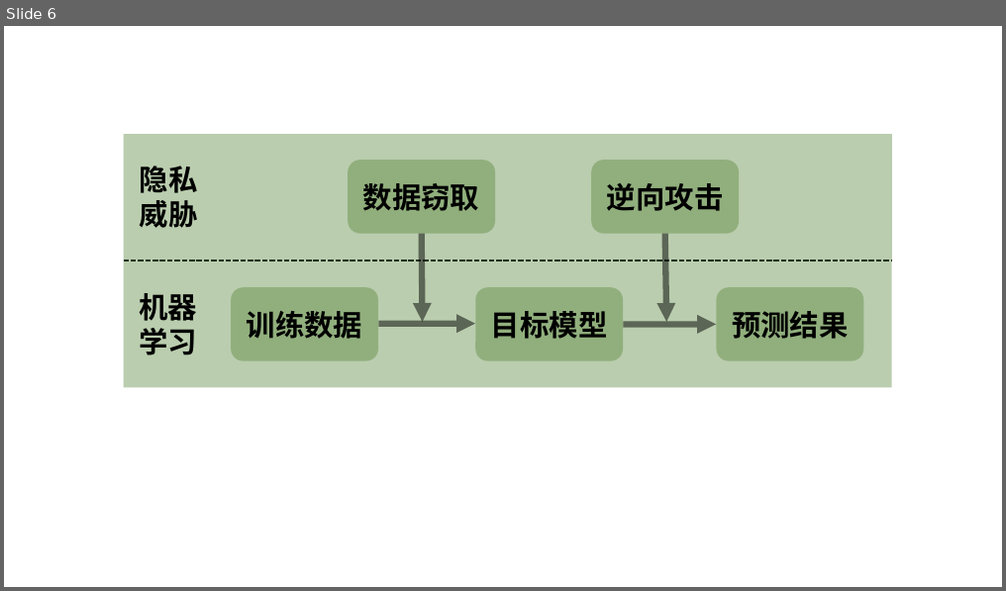
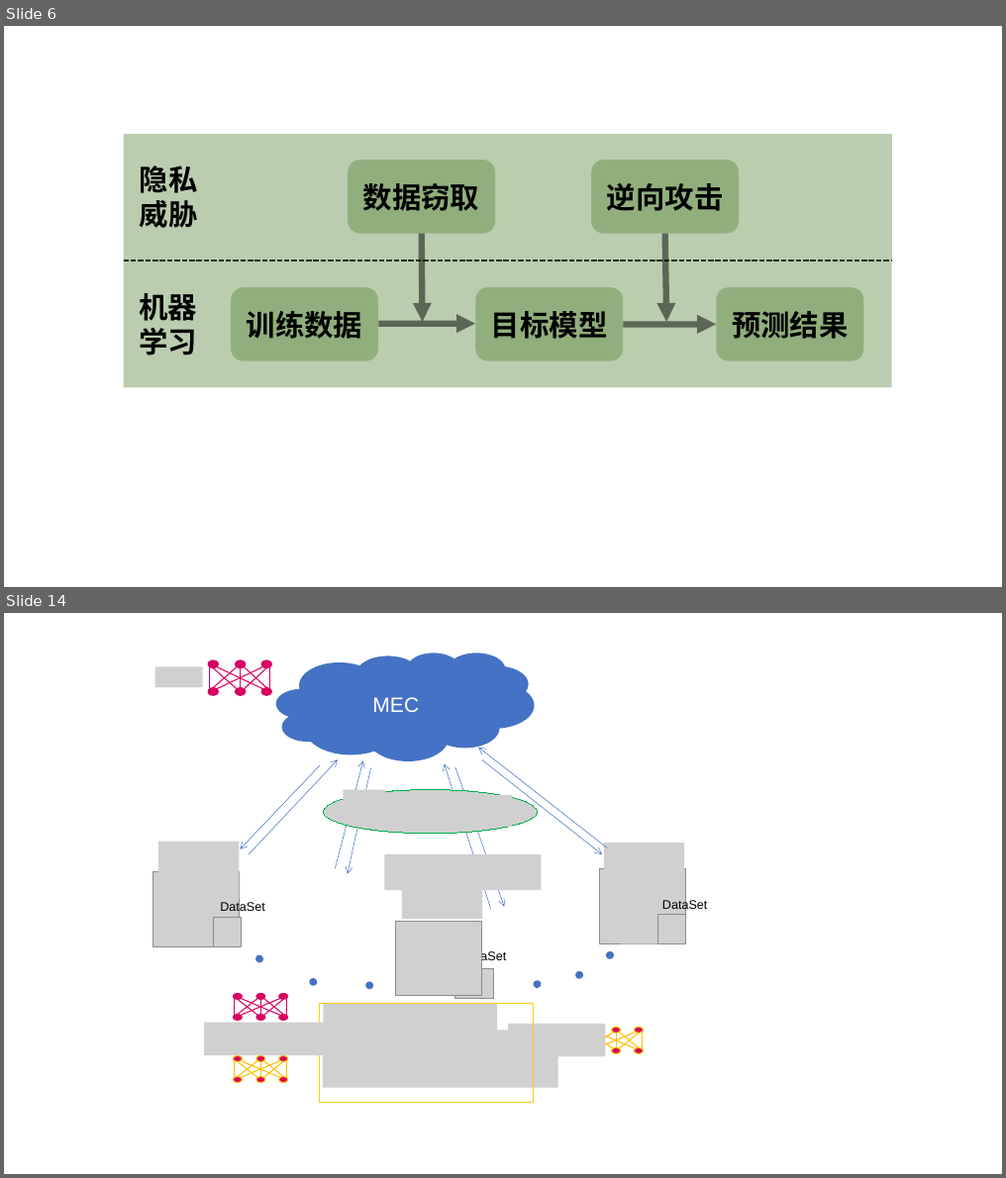
Before and after one commit to lao1a0/Iov-with-FL, a slide deck: 03-01组会/演示文稿1.pptx. Shown one above the other, each under a label of ours: slide 6 before the commit, slides 6 and 14 after it; the slides between them are not shown. The pictures are 1006x591 and 1006x1178 pixels, drawn with LibreOffice and Linux fonts; fonts in the diff are those of the drawing; grey boxes stand for pictures; background and template pictures are left out. Boxes give left, top, right and bottom in pixels: in the first picture for what was removed or moved away, otherwise in the second. Text is boxed around its words. In the diff, an @@ line names an element or a change of style, - is before the commit and + after.

```diff
--- a/03-01组会/演示文稿1.pptx
+++ b/03-01组会/演示文稿1.pptx
@@ slide 14 added at (4,613,1002,1174), background #FFFFFF @@
@@ group added at (152,653,707,1103): 35 lines, 28 ellipses, 18 pictures, 8 arrows, 3 texts, 1 cloud, 1 rectangle @@
+DataSet
+MEC
+DataSet
+DataSet
```
Also in this commit, not shown: 11 other slides added, 10 other files.
